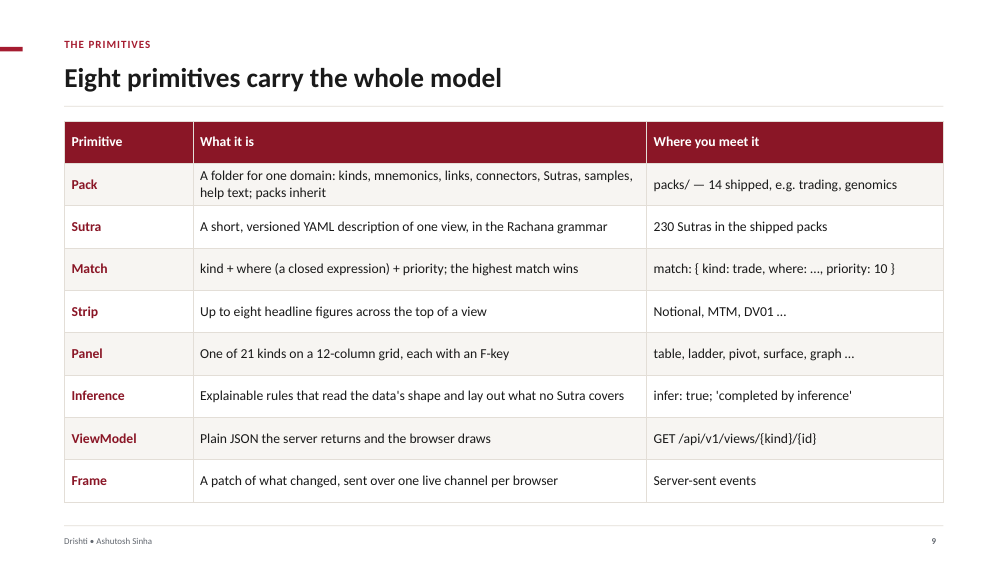
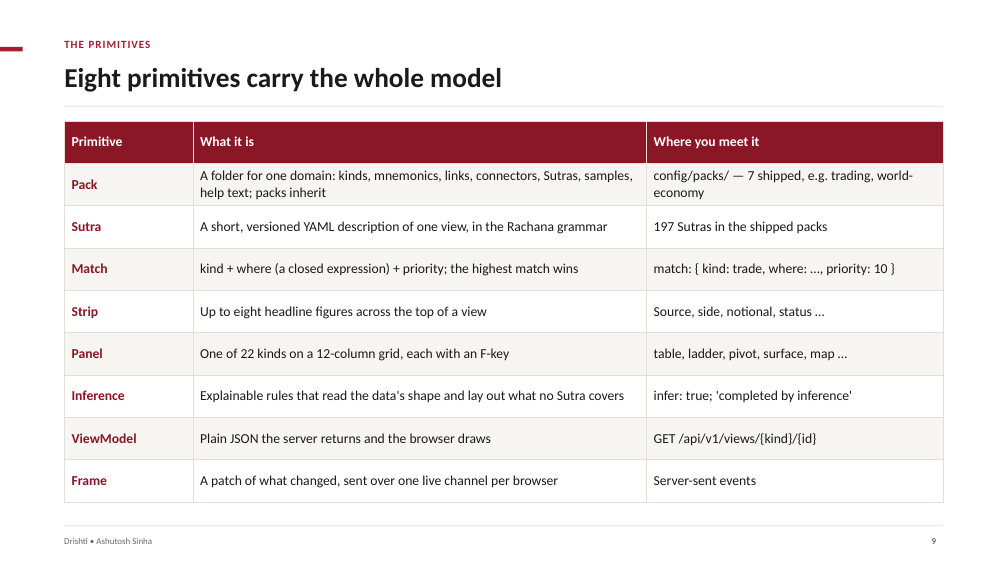
Before and after one commit to ajsinha/drishti, a slide deck: slide 9 of docs/publications/Drishti-Design-and-Evidence.pptx. Drawn at 1008x567 pixels with LibreOffice and Linux fonts; fonts in the diff are those of the drawing. Boxes give left, top, right and bottom in pixels: in the first picture for what was removed or moved away, otherwise in the second. Text is boxed around its words. In the diff, an @@ line names an element or a change of style, - is before the commit and + after.

```diff
--- a/docs/publications/Drishti-Design-and-Evidence.pptx
+++ b/docs/publications/Drishti-Design-and-Evidence.pptx
@@ table at (64, 121, 944, 492) @@
-row 2, column 3: packs/ — 14 shipped, e.g. trading, genomics
+row 2, column 3: config/packs/ — 7 shipped, e.g. trading, world-economy
-row 3, column 3: 230 Sutras in the shipped packs
+row 3, column 3: 197 Sutras in the shipped packs
-row 5, column 3: Notional, MTM, DV01 …
+row 5, column 3: Source, side, notional, status …
-row 6, column 2: One of 21 kinds on a 12-column grid, each with an F-key
+row 6, column 2: One of 22 kinds on a 12-column grid, each with an F-key
-row 6, column 3: table, ladder, pivot, surface, graph …
+row 6, column 3: table, ladder, pivot, surface, map …
```
Also in this commit, not shown: 23 other slides changed, 5 slides added, 1 other file.
